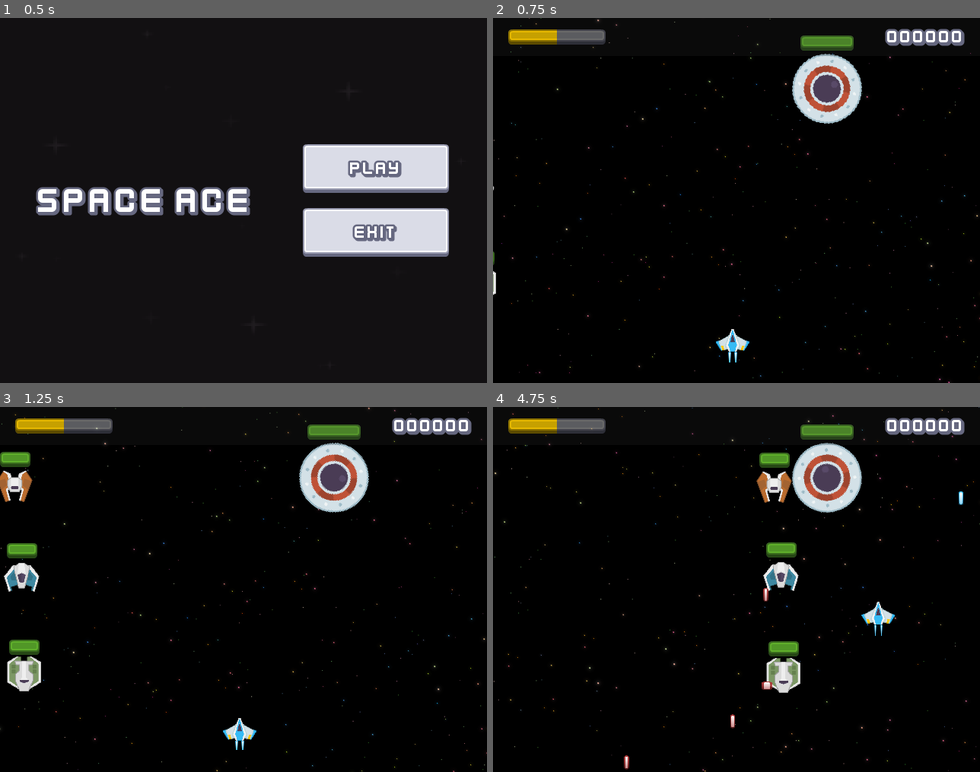
Above: before the commit, frames 1-4 (two rows, left to right).
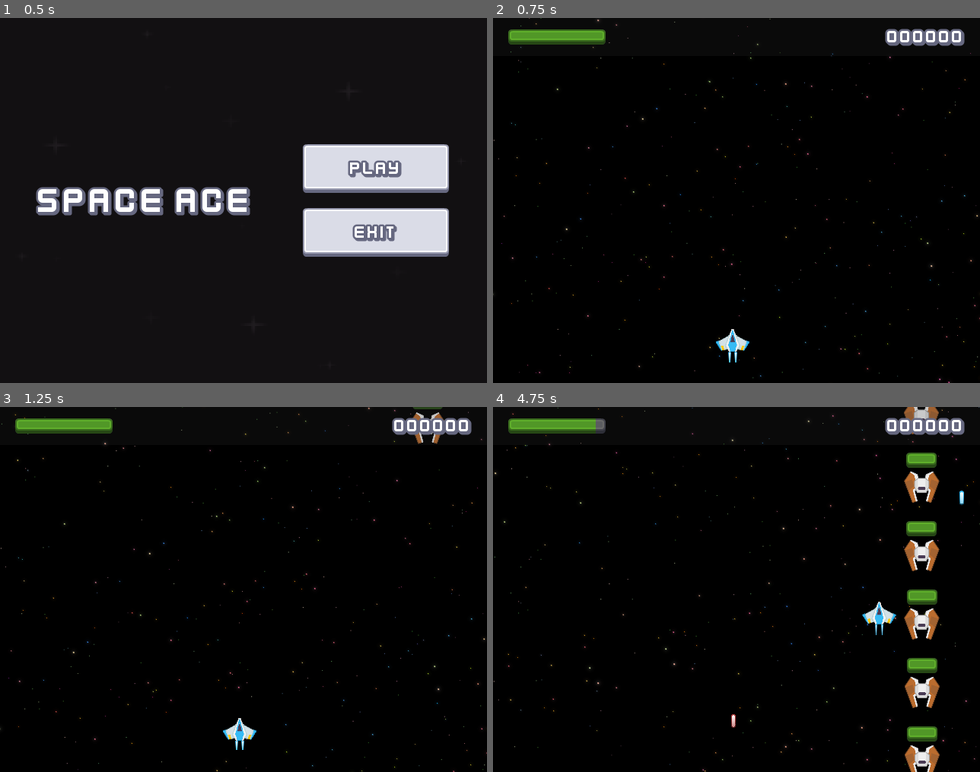
Above: after the commit, the same moments.

Repository: Edwin-Aguirre/Space-Ace
Game: Godot game, scene res://scenes/main/main.tscn
Same seed, same stepped clock (60 frames per second), same inputs: the game is played once before the commit and once after it.
Inputs:
- Up to frame 1 (0.5 s): no input
- Up to frame 2 (0.75 s): click "Play" at 0.5 s
- Up to frame 3 (1.25 s): no input
- Up to frame 4 (4.75 s): hold Right (right) 1.28-2.03 s; hold Space (shoot) 1.28-2.03 s; hold Down (down) 2.03-2.78 s; tap T (test) at 2.1, 3.6 s; hold Right (right) 2.78-3.53 s; hold Space (shoot) 2.78-3.53 s; hold Up (up) 3.53-4.28 s; hold Left (left) from 4.28 s (still down); hold Space (shoot) from 4.28 s (still down)

Frame 1 is identical in both runs. In frame 2, 3.5% of the frame differs, in the area x 0-76%, y 3-76%; in frame 3, 5.7%; in frame 4, 9.3%, in the area x 3-97%, y 0-100%.

Commit message:
Added Enemy/UFO Spawn Waves

Diff:
--- /dev/null
+++ b/classes/enemy_wave.gd
@@ -0,0 +1,10 @@
+extends Resource
+
+
+class_name EnemyWave
+
+
+@export var enemy_scene: PackedScene
+@export var speed: float
+@export var gap: float
+@export var number: int
--- /dev/null
+++ b/classes/enemy_waves.gd
@@ -0,0 +1,15 @@
+extends Resource
+
+
+class_name EnemyWaves
+
+
+@export var waves: Array[EnemyWave]
+
+
+func get_wave_for_wave_count(wc: int) -> EnemyWave:
+	return waves[wc % waves.size()]
+
+
+func wave_is_start(wc: int) -> bool:
+	return wc % waves.size() == 0
--- /dev/null
+++ b/resources/bio_wave.tres
@@ -0,0 +1,12 @@
+[gd_resource type="Resource" script_class="EnemyWave" load_steps=3 format=3 uid="uid://b0g6yvks5ix31"]
+
+[ext_resource type="Script" uid="uid://lsebyvnwmso3" path="res://classes/enemy_wave.gd" id="1_0v2t1"]
+[ext_resource type="PackedScene" uid="uid://cxpadpgkuxumr" path="res://scenes/enemies/enemy_bio.tscn" id="1_4xlwk"]
+
+[resource]
+script = ExtResource("1_0v2t1")
+enemy_scene = ExtResource("1_4xlwk")
+speed = 110.0
+gap = 1.0
+number = 7
+metadata/_custom_type_script = "uid://lsebyvnwmso3"
--- /dev/null
+++ b/resources/bomber_wave.tres
@@ -0,0 +1,12 @@
+[gd_resource type="Resource" script_class="EnemyWave" load_steps=3 format=3 uid="uid://3f36tpevn2sv"]
+
+[ext_resource type="Script" uid="uid://lsebyvnwmso3" path="res://classes/enemy_wave.gd" id="1_2yp8u"]
+[ext_resource type="PackedScene" uid="uid://dyrdjxn8r6c6c" path="res://scenes/enemies/enemy_bomber.tscn" id="1_x2eob"]
+
+[resource]
+script = ExtResource("1_2yp8u")
+enemy_scene = ExtResource("1_x2eob")
+speed = 80.0
+gap = 1.3
+number = 6
+metadata/_custom_type_script = "uid://lsebyvnwmso3"
--- /dev/null
+++ b/resources/waves.tres
@@ -0,0 +1,12 @@
+[gd_resource type="Resource" script_class="EnemyWaves" load_steps=6 format=3 uid="uid://b4dvuoxux7e2x"]
+
+[ext_resource type="Script" uid="uid://052vtrtvbim7" path="res://classes/enemy_waves.gd" id="1_qrpo6"]
+[ext_resource type="Script" uid="uid://lsebyvnwmso3" path="res://classes/enemy_wave.gd" id="2_vs4aj"]
+[ext_resource type="Resource" uid="uid://cs7laa6bnp303" path="res://resources/zipper_wave.tres" id="3_sv1tc"]
+[ext_resource type="Resource" uid="uid://b0g6yvks5ix31" path="res://resources/bio_wave.tres" id="4_co27k"]
+[ext_resource type="Resource" uid="uid://3f36tpevn2sv" path="res://resources/bomber_wave.tres" id="5_7gyds"]
+
+[resource]
+script = ExtResource("1_qrpo6")
+waves = Array[ExtResource("2_vs4aj")]([ExtResource("3_sv1tc"), ExtResource("4_co27k"), ExtResource("5_7gyds"), ExtResource("3_sv1tc"), ExtResource("4_co27k"), ExtResource("5_7gyds"), ExtResource("3_sv1tc"), ExtResource("4_co27k"), ExtResource("5_7gyds")])
+metadata/_custom_type_script = "uid://052vtrtvbim7"
--- /dev/null
+++ b/resources/zipper_wave.tres
@@ -0,0 +1,12 @@
+[gd_resource type="Resource" script_class="EnemyWave" load_steps=3 format=3 uid="uid://cs7laa6bnp303"]
+
+[ext_resource type="PackedScene" uid="uid://bf3k7nvrdda1e" path="res://scenes/enemies/enemy_zipper.tscn" id="1_jvi3e"]
+[ext_resource type="Script" uid="uid://lsebyvnwmso3" path="res://classes/enemy_wave.gd" id="2_wpx6w"]
+
+[resource]
+script = ExtResource("2_wpx6w")
+enemy_scene = ExtResource("1_jvi3e")
+speed = 150.0
+gap = 0.6
+number = 8
+metadata/_custom_type_script = "uid://lsebyvnwmso3"
--- a/scenes/enemies/enemy_ship.gd
+++ b/scenes/enemies/enemy_ship.gd
@@ -1,4 +1,7 @@
 extends EnemyBase
+
+
+class_name EnemyShip
 
 
 @export var shoots_at_player: bool = false
@@ -23,6 +26,10 @@
 	if !_player_ref:
 		queue_free()
 	start_shoot_timer()
+
+
+func setup(speed: float) -> void:
+	_speed = speed
 
 
 func start_shoot_timer() -> void:
--- a/scenes/game_ui/game_ui.tscn
+++ b/scenes/game_ui/game_ui.tscn
@@ -37,6 +37,7 @@
 layout_mode = 2
 size_flags_horizontal = 0
 size_flags_vertical = 4
+start_health = 100
 
 [node name="ScoreLabel" type="Label" parent="ColorRect/MC"]
 layout_mode = 2
--- a/scenes/level/level.tscn
+++ b/scenes/level/level.tscn
@@ -1,35 +1,15 @@
-[gd_scene load_steps=16 format=3 uid="uid://d1jkjukg24tb5"]
+[gd_scene load_steps=11 format=3 uid="uid://d1jkjukg24tb5"]
 
 [ext_resource type="PackedScene" uid="uid://4pmgtm776t64" path="res://scenes/shake_cam/shake_cam.tscn" id="1_h3e3j"]
 [ext_resource type="Script" uid="uid://dllicx53q2kb0" path="res://scenes/level/level.gd" id="1_vpf64"]
 [ext_resource type="PackedScene" uid="uid://dtt5p812p88mo" path="res://scenes/level_bg/level_bg.tscn" id="2_nbgty"]
 [ext_resource type="PackedScene" uid="uid://b8l2xtj6uds7e" path="res://scenes/object_maker/object_maker.tscn" id="3_i166f"]
 [ext_resource type="PackedScene" uid="uid://cer1hnbbwjhy3" path="res://scenes/player/player.tscn" id="4_hnne4"]
+[ext_resource type="PackedScene" uid="uid://ctxm5mlbf416k" path="res://scenes/wave_manager/wave_manager.tscn" id="5_sytrn"]
 [ext_resource type="AudioStream" uid="uid://c5olly1c1agwo" path="res://assets/sounds/music/Mercury.wav" id="5_vpf64"]
+[ext_resource type="PackedScene" uid="uid://b5olgn7jgoqi0" path="res://scenes/ufo_manager/ufo_manager.tscn" id="6_tf2q7"]
 [ext_resource type="PackedScene" uid="uid://cinllkmnek4gq" path="res://scenes/game_ui/game_ui.tscn" id="7_wcngd"]
 [ext_resource type="PackedScene" uid="uid://boxe44dj1jky6" path="res://scenes/game_over_ui/game_over_ui.tscn" id="8_m0bv2"]
-[ext_resource type="PackedScene" uid="uid://bf3k7nvrdda1e" path="res://scenes/enemies/enemy_zipper.tscn" id="8_xv074"]
-[ext_resource type="PackedScene" uid="uid://cxpadpgkuxumr" path="res://scenes/enemies/enemy_bio.tscn" id="9_tf2q7"]
-[ext_resource type="PackedScene" uid="uid://dyrdjxn8r6c6c" path="res://scenes/enemies/enemy_bomber.tscn" id="10_pe1ox"]
-[ext_resource type="PackedScene" uid="uid://br2ytkkprfm0b" path="res://scenes/enemies/ufo.tscn" id="11_pe1ox"]
-
-[sub_resource type="Curve2D" id="Curve2D_m0bv2"]
-_data = {
-"points": PackedVector2Array(0, 0, 0, 0, -47, 104, 0, 0, 0, 0, 699, 106)
-}
-point_count = 2
-
-[sub_resource type="Curve2D" id="Curve2D_b7m21"]
-_data = {
-"points": PackedVector2Array(0, 0, 0, 0, -38, 224, 0, 0, 0, 0, 686, 222)
-}
-point_count = 2
-
-[sub_resource type="Curve2D" id="Curve2D_pm6rs"]
-_data = {
-"points": PackedVector2Array(0, 0, 0, 0, -35, 351, 0, 0, 0, 0, 678, 354)
-}
-point_count = 2
 
 [node name="Level" type="Node2D"]
 script = ExtResource("1_vpf64")
@@ -39,6 +19,10 @@
 [node name="LevelBG" parent="." instance=ExtResource("2_nbgty")]
 
 [node name="ObjectMaker" parent="LevelBG" instance=ExtResource("3_i166f")]
+
+[node name="WaveManager" parent="." instance=ExtResource("5_sytrn")]
+
+[node name="UFOManager" parent="." instance=ExtResource("6_tf2q7")]
 
 [node name="ObjectMaker" parent="." instance=ExtResource("3_i166f")]
 
@@ -55,24 +39,3 @@
 [node name="GameUI" parent="CanvasLayer" instance=ExtResource("7_wcngd")]
 
 [node name="GameOverUI" parent="CanvasLayer" instance=ExtResource("8_m0bv2")]
-
-[node name="Path2D" type="Path2D" parent="."]
-curve = SubResource("Curve2D_m0bv2")
-
-[node name="EnemyZipper" parent="Path2D" instance=ExtResource("8_xv074")]
-position = Vector2(-47, 104)
-
-[node name="Path2D2" type="Path2D" parent="."]
-curve = SubResource("Curve2D_b7m21")
-
-[node name="EnemyBio" parent="Path2D2" instance=ExtResource("9_tf2q7")]
-position = Vector2(-38, 224)
-
-[node name="Path2D3" type="Path2D" parent="."]
-curve = SubResource("Curve2D_pm6rs")
-
-[node name="EnemyBomber" parent="Path2D3" instance=ExtResource("10_pe1ox")]
-position = Vector2(-35, 351)
-
-[node name="UFO" parent="." instance=ExtResource("11_pe1ox")]
-position = Vector2(439, 93)
--- /dev/null
+++ b/scenes/ufo_manager/ufo_manager.gd
@@ -0,0 +1,37 @@
+extends Node2D
+
+
+const UFO_SCENE = preload("res://scenes/enemies/ufo.tscn")
+
+
+const WAIT_TIME = 4.0
+const WAIT_VARIATION = 0.5
+
+
+@onready var spawn_timer: Timer = $SpawnTimer
+@onready var paths: Node2D = $Paths
+
+
+var _paths: Array[Path2D] = []
+
+
+# Called when the node enters the scene tree for the first time.
+func _ready() -> void:
+	for path in paths.get_children():
+		_paths.append(path)
+	reset_timer()
+
+
+func reset_timer() -> void:
+	SpaceUtils.set_and_start_timer(spawn_timer, WAIT_TIME, WAIT_VARIATION)
+
+
+func spawn_ufo() -> void:
+	var ufo: UFO = UFO_SCENE.instantiate()
+	var path: Path2D = _paths.pick_random()
+	path.add_child(ufo)
+	reset_timer()
+
+
+func _on_spawn_timer_timeout() -> void:
+	spawn_ufo()
--- /dev/null
+++ b/scenes/ufo_manager/ufo_manager.tscn
@@ -0,0 +1,31 @@
+[gd_scene load_steps=4 format=3 uid="uid://b5olgn7jgoqi0"]
+
+[ext_resource type="Script" uid="uid://1ouxmd8l3cr3" path="res://scenes/ufo_manager/ufo_manager.gd" id="1_j47n8"]
+
+[sub_resource type="Curve2D" id="Curve2D_snfms"]
+_data = {
+"points": PackedVector2Array(0, 0, 0, 0, -115, -97, -245.63, 1.21, 245.63, -1.21, 343, 188, 0, 0, 0, 0, 808, -90)
+}
+point_count = 3
+
+[sub_resource type="Curve2D" id="Curve2D_j47n8"]
+_data = {
+"points": PackedVector2Array(0, 0, 0, 0, -120, 543, -291.61, 1.21, 291.61, -1.21, 335, 267, 0, 0, 0, 0, 791, 536)
+}
+point_count = 3
+
+[node name="UFOManager" type="Node2D"]
+script = ExtResource("1_j47n8")
+
+[node name="Paths" type="Node2D" parent="."]
+
+[node name="Path2D" type="Path2D" parent="Paths"]
+curve = SubResource("Curve2D_snfms")
+
+[node name="Path2D2" type="Path2D" parent="Paths"]
+curve = SubResource("Curve2D_j47n8")
+
+[node name="SpawnTimer" type="Timer" parent="."]
+one_shot = true
+
+[connection signal="timeout" from="SpawnTimer" to="." method="_on_spawn_timer_timeout"]
--- /dev/null
+++ b/scenes/wave_manager/wave_manager.gd
@@ -0,0 +1,54 @@
+extends Node2D
+
+
+const WAVES = preload("res://resources/waves.tres")
+
+
+@onready var paths: Node2D = $Paths
+@onready var spawn_timer: Timer = $SpawnTimer
+
+
+var _wave_count: int = 0
+var _wave_gap: float = 4.0
+var _speed_factor: float = 1.0
+var _paths_list: Array[Path2D] = []
+
+
+# Called when the node enters the scene tree for the first time.
+func _ready() -> void:
+	for path in paths.get_children():
+		_paths_list.push_back(path)
+	spawn_wave()
+
+
+func update_speeds() -> void:
+	if WAVES.wave_is_start(_wave_count) == true:
+		_speed_factor *= 1.02
+		_wave_gap *= 0.97
+
+
+func create_enemy(wave: EnemyWave) -> EnemyShip:
+	var new_enemy: EnemyShip = wave.enemy_scene.instantiate()
+	new_enemy.setup(wave.speed * _speed_factor)
+	return new_enemy
+
+
+func start_spawn_timer() -> void:
+	spawn_timer.wait_time = _wave_gap
+	spawn_timer.start()
+
+
+func spawn_wave() -> void:
+	var path: Path2D = _paths_list.pick_random()
+	var wave: EnemyWave = WAVES.get_wave_for_wave_count(_wave_count)
+
+	for i in range(0, wave.number):
+		path.add_child(create_enemy(wave))
+		await get_tree().create_timer(wave.gap, false).timeout
+
+	_wave_count += 1
+	start_spawn_timer()
+
+
+func _on_spawn_timer_timeout() -> void:
+	spawn_wave()
--- /dev/null
+++ b/scenes/wave_manager/wave_manager.tscn
@@ -0,0 +1,96 @@
+[gd_scene load_steps=11 format=3 uid="uid://ctxm5mlbf416k"]
+
+[ext_resource type="Script" uid="uid://c4gapyj66tipn" path="res://scenes/wave_manager/wave_manager.gd" id="1_8ipb8"]
+
+[sub_resource type="Curve2D" id="Curve2D_onqwu"]
+_data = {
+"points": PackedVector2Array(0, 0, 0, 0, 77, -66, 0, 0, 0, 0, 76, 538)
+}
+point_count = 2
+
+[sub_resource type="Curve2D" id="Curve2D_8ipb8"]
+_data = {
+"points": PackedVector2Array(0, 0, 0, 0, 329, -65, 0, 0, 0, 0, 331, 546)
+}
+point_count = 2
+
+[sub_resource type="Curve2D" id="Curve2D_3otah"]
+_data = {
+"points": PackedVector2Array(0, 0, 0, 0, 562, -72, 0, 0, 0, 0, 563, 539)
+}
+point_count = 2
+
+[sub_resource type="Curve2D" id="Curve2D_6c34i"]
+_data = {
+"points": PackedVector2Array(0, 0, 0, 0, -54, -53, 0, 0, 0, 0, 702.763, 525.974)
+}
+point_count = 2
+
+[sub_resource type="Curve2D" id="Curve2D_6wv5h"]
+_data = {
+"points": PackedVector2Array(0, 0, 0, 0, 708, -34, 0, 0, 0, 0, -62, 544)
+}
+point_count = 2
+
+[sub_resource type="Curve2D" id="Curve2D_6323e"]
+_data = {
+"points": PackedVector2Array(0, 0, 0, 0, -66, 91, 0, 0, 0, 0, 292, 92, 0, 0, 0, 0, 294, 382, 0, 0, 0, 0, -70, 383)
+}
+point_count = 4
+
+[sub_resource type="Curve2D" id="Curve2D_2c71q"]
+_data = {
+"points": PackedVector2Array(0, 0, 0, 0, 698, 89, 0, 0, 0, 0, 364, 87, 0, 0, 0, 0, 365, 383, 0, 0, 0, 0, 699, 384)
+}
+point_count = 4
+
+[sub_resource type="Curve2D" id="Curve2D_0wveh"]
+_data = {
+"points": PackedVector2Array(0, 0, 0, 0, -52, 168, 0, 0, 0, 0, 178, 59, 0, 0, 0, 0, 458, 58, 0, 0, 0, 0, 670, 177)
+}
+point_count = 4
+
+[sub_resource type="Curve2D" id="Curve2D_rr1mc"]
+_data = {
+"points": PackedVector2Array(0, 0, 0, 0, -57, 292, 0, 0, 0, 0, 185, 448, 0, 0, 0, 0, 450, 447, 0, 0, 0, 0, 678, 327)
+}
+point_count = 4
+
+[node name="WaveManager" type="Node2D"]
+script = ExtResource("1_8ipb8")
+
+[node name="Paths" type="Node2D" parent="."]
+
+[node name="Path2D" type="Path2D" parent="Paths"]
+curve = SubResource("Curve2D_onqwu")
+
+[node name="Path2D2" type="Path2D" parent="Paths"]
+curve = SubResource("Curve2D_8ipb8")
+
+[node name="Path2D3" type="Path2D" parent="Paths"]
+curve = SubResource("Curve2D_3otah")
+
+[node name="Path2D4" type="Path2D" parent="Paths"]
+position = Vector2(-13.9128, 0.460068)
+scale = Vector2(1.02013, 1.00868)
+curve = SubResource("Curve2D_6c34i")
+
+[node name="Path2D5" type="Path2D" parent="Paths"]
+curve = SubResource("Curve2D_6wv5h")
+
+[node name="Path2D6" type="Path2D" parent="Paths"]
+curve = SubResource("Curve2D_6323e")
+
+[node name="Path2D7" type="Path2D" parent="Paths"]
+curve = SubResource("Curve2D_2c71q")
+
+[node name="Path2D8" type="Path2D" parent="Paths"]
+curve = SubResource("Curve2D_0wveh")
+
+[node name="Path2D9" type="Path2D" parent="Paths"]
+curve = SubResource("Curve2D_rr1mc")
+
+[node name="SpawnTimer" type="Timer" parent="."]
+one_shot = true
+
+[connection signal="timeout" from="SpawnTimer" to="." method="_on_spawn_timer_timeout"]
Not shown, added: classes/enemy_wave.gd.uid
Not shown, added: classes/enemy_waves.gd.uid
Not shown, added: scenes/ufo_manager/ufo_manager.gd.uid
Not shown, added: scenes/wave_manager/wave_manager.gd.uid
